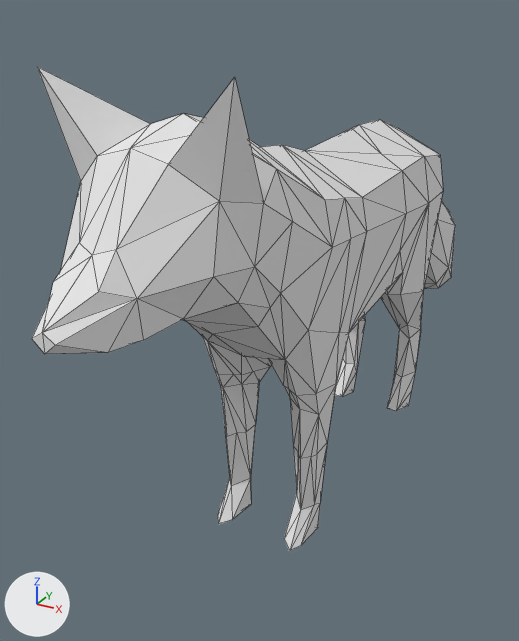
A saved change to the OBJ model Projection/Projection/res/low-poly-fox/low-poly-fox.obj.
Both versions are drawn from a 50 mm lens placed at (0.87, -1.98, 1.0), pointed at (-0.21, -0.02, 0.02). Lighting does not change. The marker at lower left points along +X, +Y and +Z. Mesh edges are drawn as thin lines. Where no turn or scale is listed for an object, it has been applied to the vertices.

The first picture shows 'low-poly-fox'.
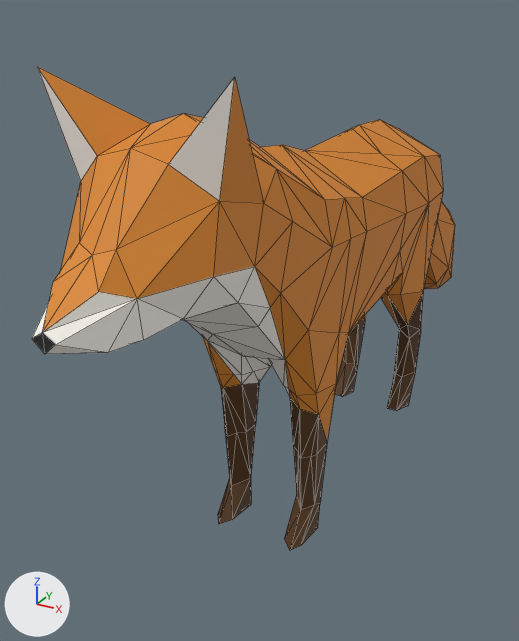
Diff of the bpy script that builds the scene:
```diff
--- a/Projection/Projection/res/low-poly-fox/low-poly-fox.obj.py
+++ b/Projection/Projection/res/low-poly-fox/low-poly-fox.obj.py
@@ img_texture_png @@
+img_texture_png = load_image('texture.png', 'texture.png', 1024, 1024, 'sRGB')
@@ mat_mesh_fox_material @@
 mat_mesh_fox_material = principled_material('Mesh_fox_material')
-mat_mesh_fox_material.base_color = (0.8, 0.8, 0.8)  # white #e7e7e7
-mat_mesh_fox_material.roughness = 1.0
+mat_mesh_fox_material.texture = img_texture_png
+mat_mesh_fox_material.roughness = 0.69
```

Where the change shows, as pixel boxes (x1, y1, x2, y2) in the pictures (519 x 641 px):
'low-poly-fox', surface changed (grey to orange): (32, 67, 455, 551) in both
